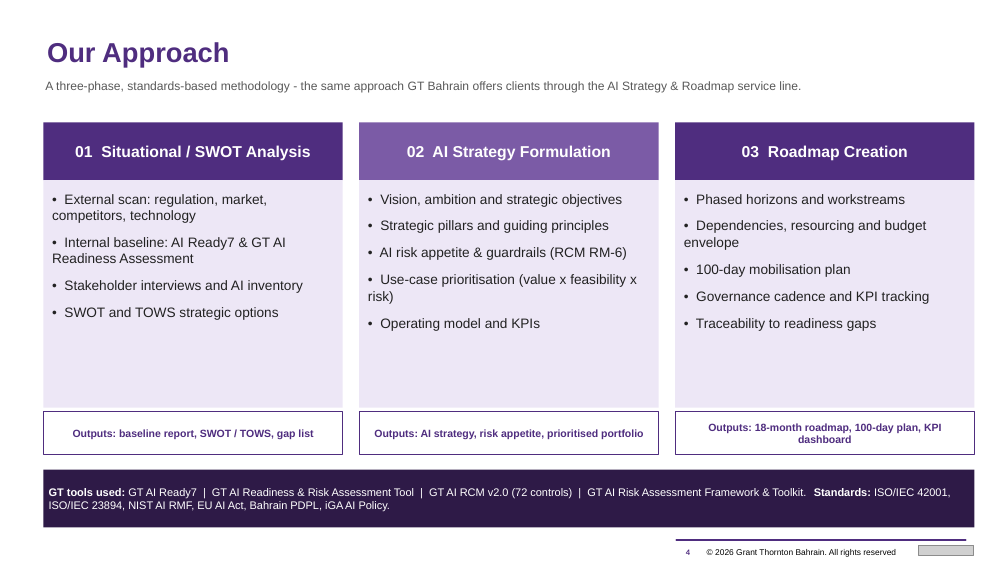
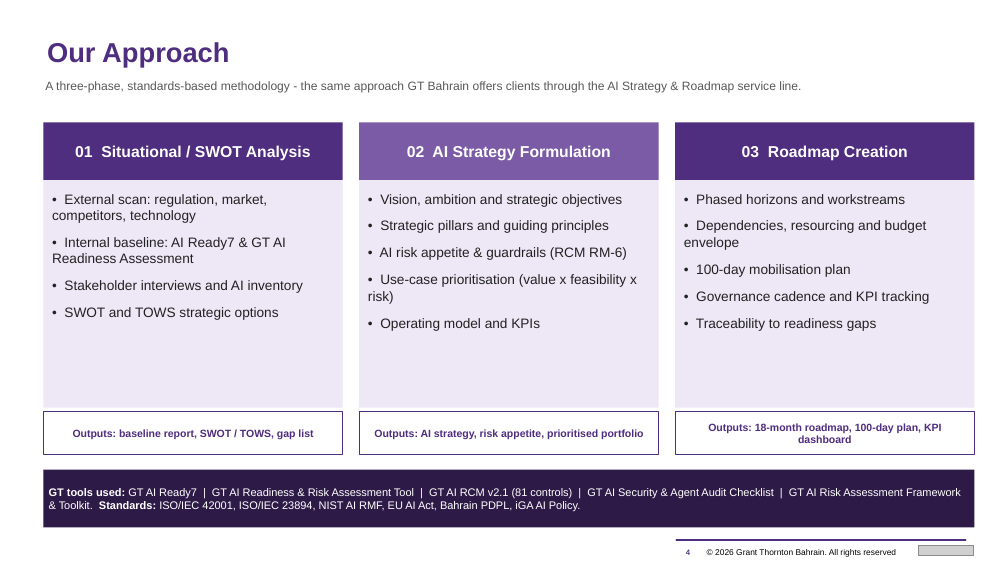
Before and after one commit to mahekdevangtrivedi-wq/GT-AI-Service-Line, a slide deck: slide 4 of 02_AI_Strategy_and_Roadmap/GT_Bahrain_AI_Strategy_and_Roadmap_2026-2028.pptx. Drawn at 1008x567 pixels with LibreOffice and Linux fonts; fonts in the diff are those of the drawing; grey boxes stand for pictures. Boxes give left, top, right and bottom in pixels: in the first picture for what was removed or moved away, otherwise in the second. Text is boxed around its words. In the diff, an @@ line names an element or a change of style, - is before the commit and + after.

```diff
--- a/02_AI_Strategy_and_Roadmap/GT_Bahrain_AI_Strategy_and_Roadmap_2026-2028.pptx
+++ b/02_AI_Strategy_and_Roadmap/GT_Bahrain_AI_Strategy_and_Roadmap_2026-2028.pptx
@@ text in rectangle at box(49, 488, 961, 512): text changed @@
-GT tools used: GT AI Ready7 | GT AI Readiness & Risk Assessment Tool | GT AI RCM v2.0 (72 controls) | GT AI Risk Assessment Framework & Toolkit. Standards: ISO/IEC 42001, ISO/IEC 23894, NIST AI RMF, EU AI Act, Bahrain PDPL, iGA AI Policy.
+GT tools used: GT AI Ready7 | GT AI Readiness & Risk Assessment Tool | GT AI RCM v2.1 (81 controls) | GT AI Security & Agent Audit Checklist | GT AI Risk Assessment Framework & Toolkit. Standards: ISO/IEC 42001, ISO/IEC 23894, NIST AI RMF, EU AI Act, Bahrain PDPL, iGA AI Policy.
```
Also in this commit, not shown: 13 other slides changed, 2 slides added, 25 other files.
